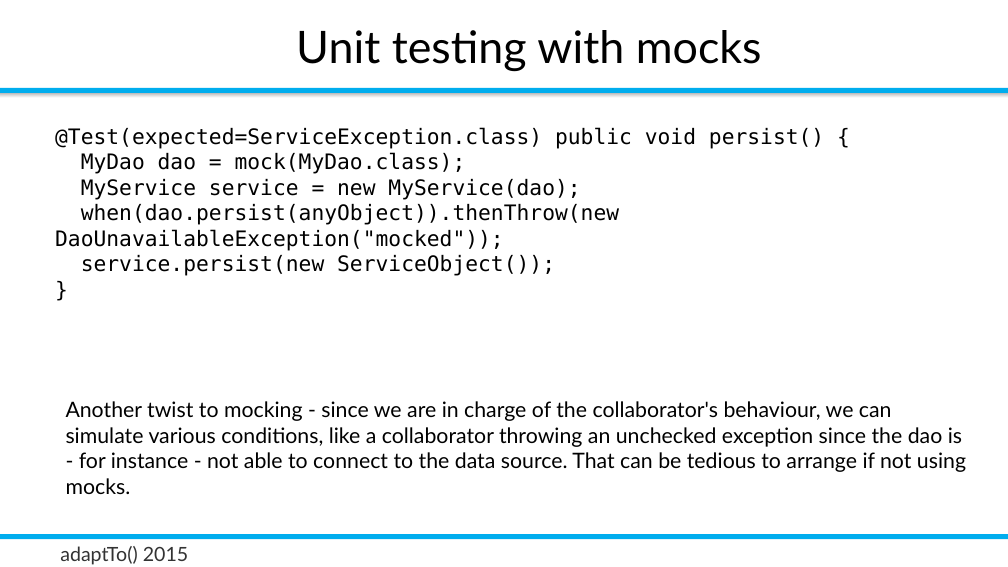
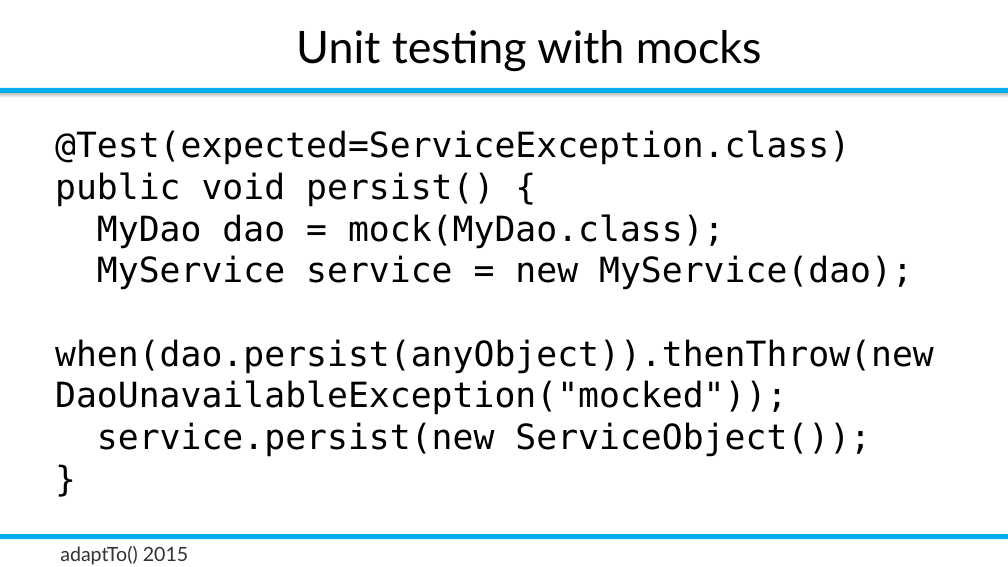
Before and after one commit to rombert/talks, a slide deck: slide 8 of adaptTo2015/How_Do_I_Test_My_Sling_Application-Robert_Munteanu_unedited.odp. Drawn at 1008x567 pixels with LibreOffice and Linux fonts; fonts in the diff are those of the drawing; background and template pictures are left out. Boxes give left, top, right and bottom in pixels: in the first picture for what was removed or moved away, otherwise in the second. Text is boxed around its words. In the diff, an @@ line names an element or a change of style, - is before the commit and + after.

```diff
--- a/adaptTo2015/How_Do_I_Test_My_Sling_Application-Robert_Munteanu_unedited.odp
+++ b/adaptTo2015/How_Do_I_Test_My_Sling_Application-Robert_Munteanu_unedited.odp
@@ text "@Test(expected=ServiceException.class) public void persist() ..." at [55,130,934,456]: size 15.2 to 24.8 pt @@
@@ text at [66,401,966,494]: paragraph removed @@
-Another twist to mocking - since we are in charge of the collaborator's behaviour, we can simulate various conditions, like a collaborator throwing an unchecked exception since the dao is - for instance - not able to connect to the data source. That can be tedious to arrange if not using mocks.
```
Also in this commit, not shown: 5 other slides changed, 3 slides added, 5 slides removed, 1 other file.
